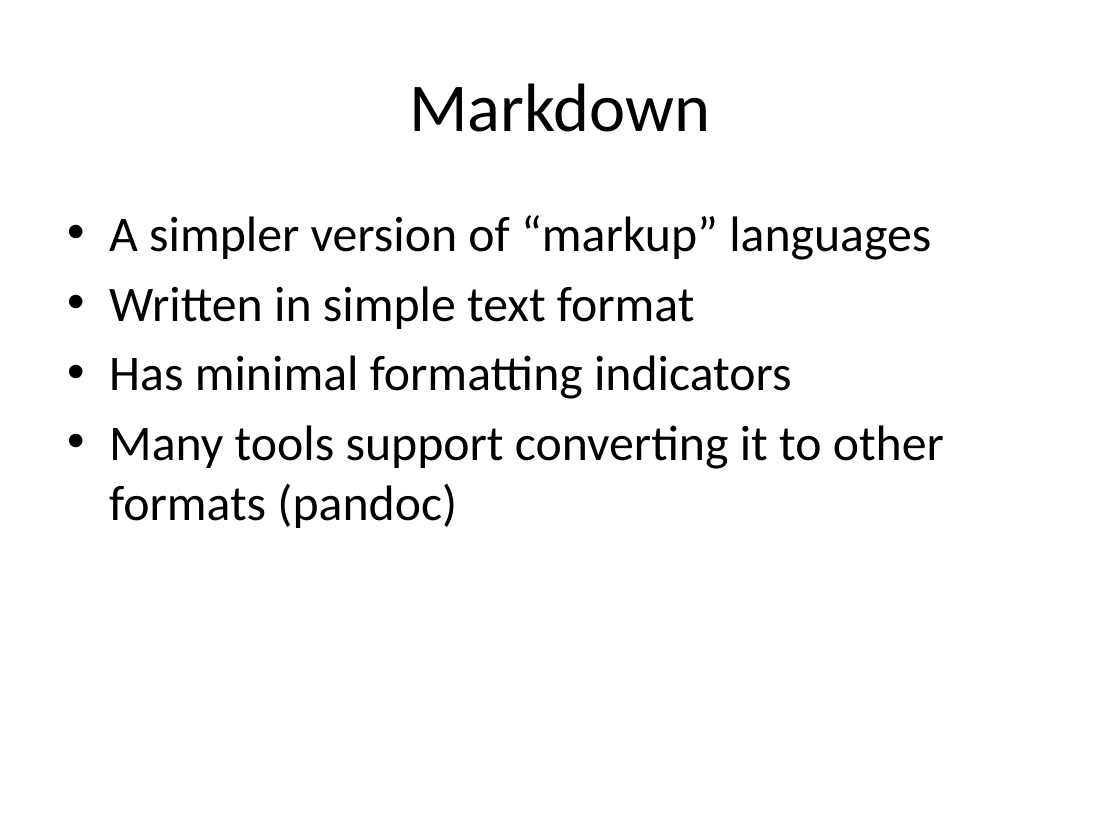
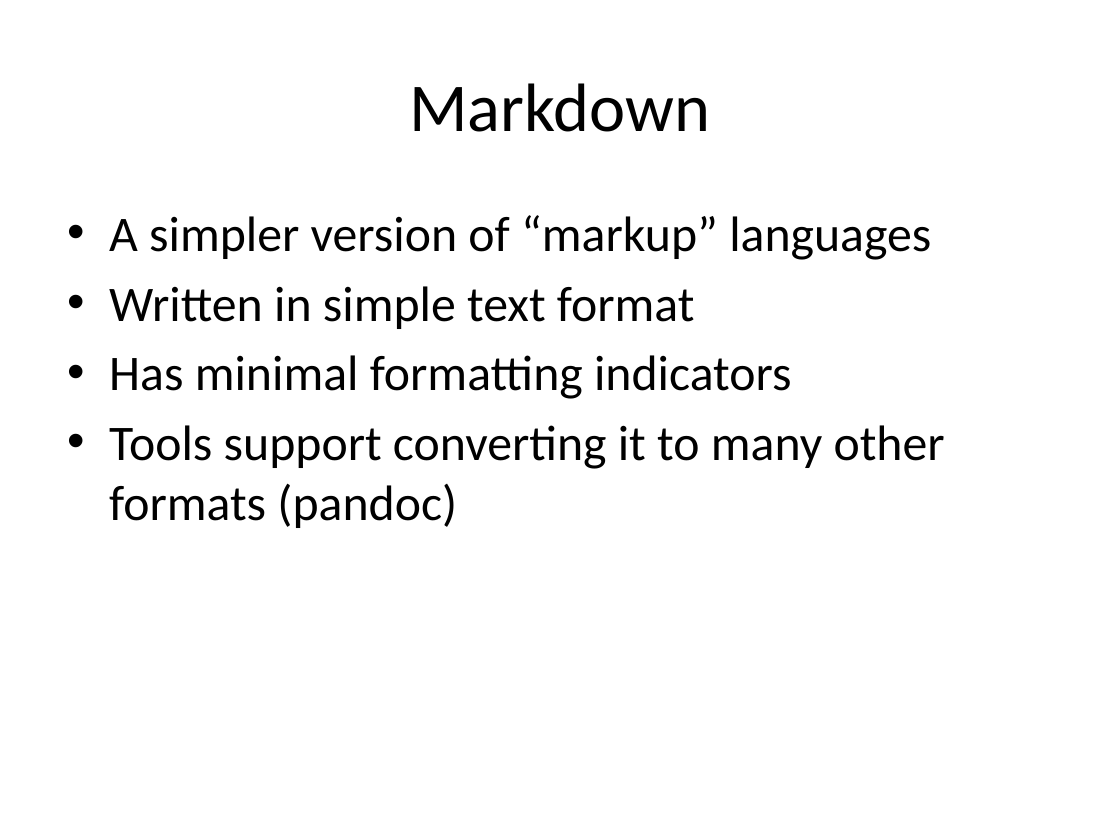
Before and after one commit to rdpeng/Minnesota2013, a slide deck: slide 27 of RR_knitr.pptx (slide 26 before the commit). Drawn at 1120x840 pixels with LibreOffice and Linux fonts; fonts in the diff are those of the drawing. Boxes give left, top, right and bottom in pixels: in the first picture for what was removed or moved away, otherwise in the second. Text is boxed around its words. In the diff, an @@ line names an element or a change of style, - is before the commit and + after.

```diff
--- a/RR_knitr.pptx
+++ b/RR_knitr.pptx
@@ text at (109, 425, 945, 528): text changed @@
-• Many tools support converting it to other formats (pandoc)
+• Tools support converting it to many other formats (pandoc)
```
Also in this commit, not shown: 7 other slides changed, 1 slide added, 3 other files.
